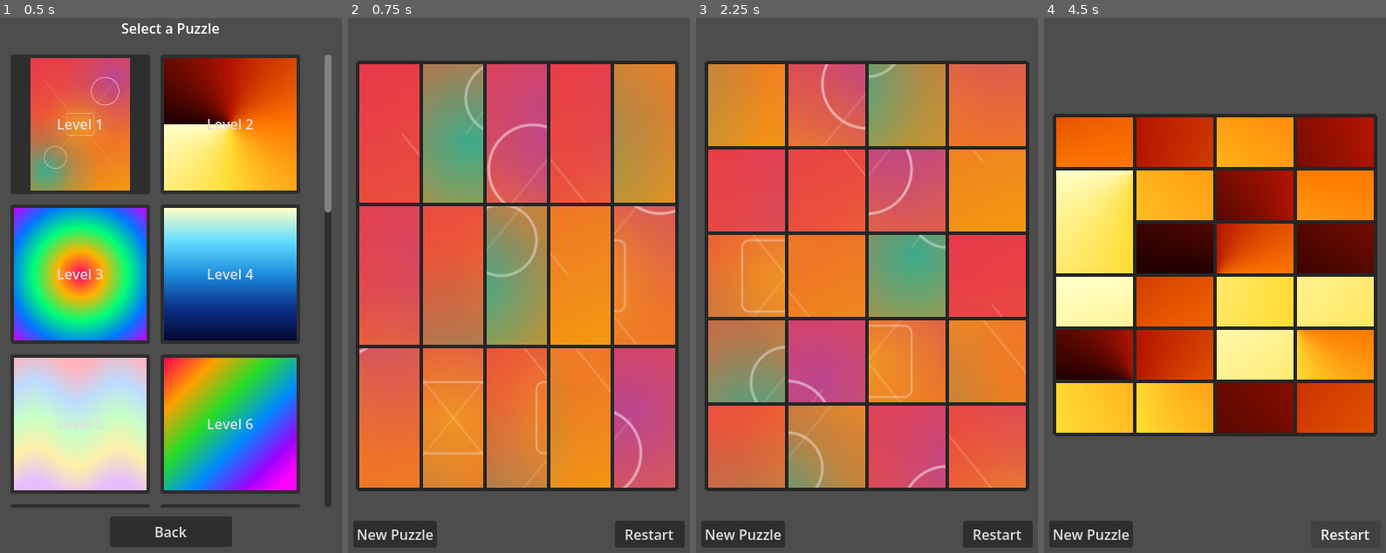
Above: before the commit, frames 1-4 (left to right).
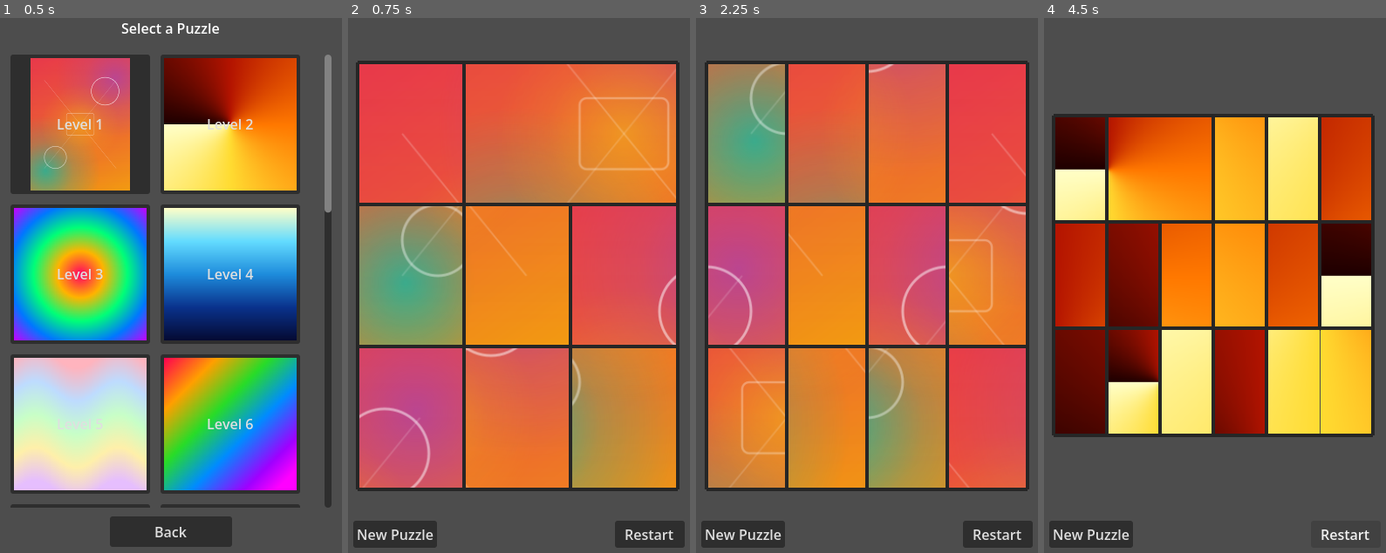
Above: after the commit, the same moments.

Repository: Gare22/Picture-Stitch-Puzzle
Game: Godot game, scene res://level_select.tscn
Same seed, same stepped clock (60 frames per second), same inputs: the game is played once before the commit and once after it.
Inputs:
- Up to frame 1 (0.5 s): no input
- Up to frame 2 (0.75 s): click "Level 1" at 0.5 s
- Up to frame 3 (2.25 s): click "New Puzzle" at 1.25 s; click "Level 1" at 2 s
- Up to frame 4 (4.5 s): click "New Puzzle" at 2.75 s; click "Level 2" at 3.5 s; click "Restart" at 4.25 s

Frame 1 is identical in both runs. In frame 2, 61% of the frame differs, in the area x 3-97%, y 7-89%; in frame 3, 58%; in frame 4, 50%.

Commit message:
Test mode: cycle through all grid sizes 3x3 to 6x6
Width increments each puzzle open; when it exceeds 6, resets
to 3 and height increments. Cycles all 16 combinations.

Diff:
--- a/puzzle_game.gd
+++ b/puzzle_game.gd
@@ -12,9 +12,11 @@
 var elapsed_time: float = 0.0
 var is_complete: bool = false
 
-## Random puzzle dimensions (3 to 6).
-var puzzle_columns: int = randi_range(3, 6)
-var puzzle_rows: int = randi_range(3, 6)
+## Test-mode puzzle dimensions: cycles through all 3×3 to 6×6 combos.
+static var _test_cols: int = 3
+static var _test_rows: int = 3
+var puzzle_columns: int = _test_cols
+var puzzle_rows: int = _test_rows
 
 ## The "New Puzzle" button on the win overlay — reused as "Next Puzzle".
 @onready var next_button: Button = $WinButton
@@ -43,6 +45,14 @@
 	# Set to true to show numbered labels on each piece (for debugging)
 	board.test_mode = false
 	board.setup(image, puzzle_columns, puzzle_rows)
+
+	# Advance test grid size for next puzzle
+	_test_cols += 1
+	if _test_cols > 6:
+		_test_cols = 3
+		_test_rows += 1
+		if _test_rows > 6:
+			_test_rows = 3
 
 	menu_button.pressed.connect(_on_menu_pressed)
 	restart_button.pressed.connect(_on_restart_pressed)
